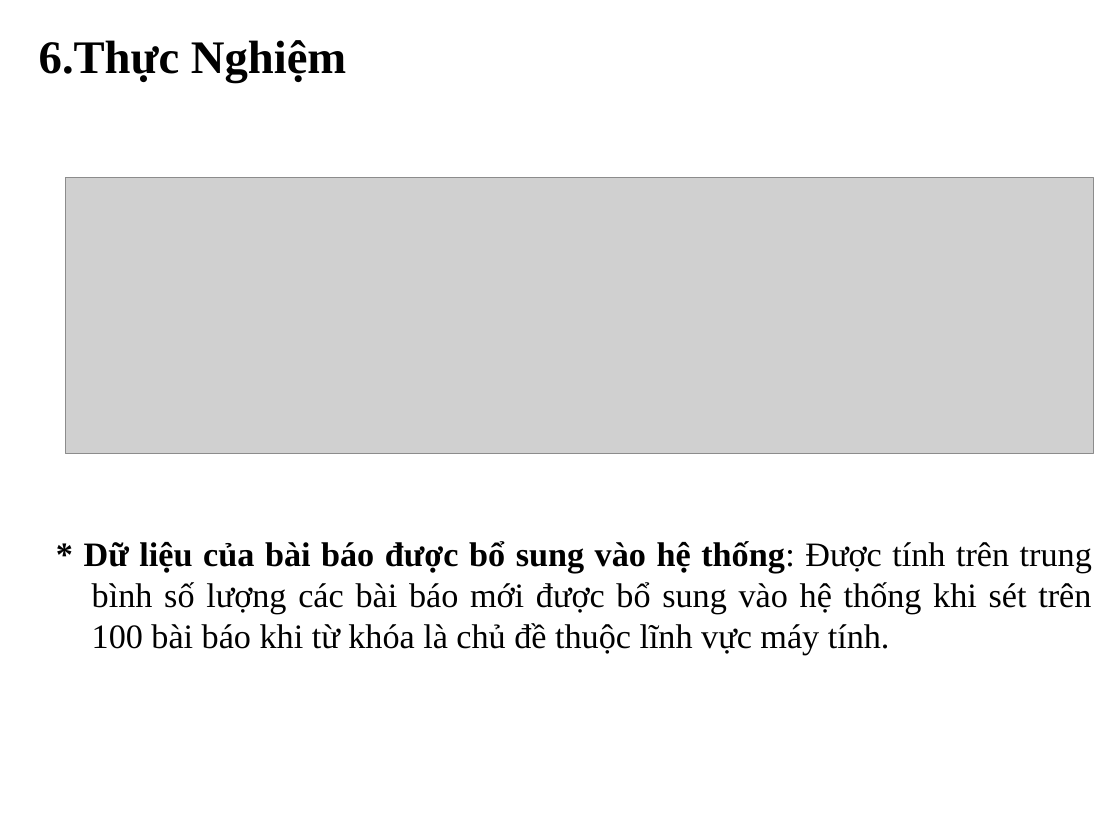
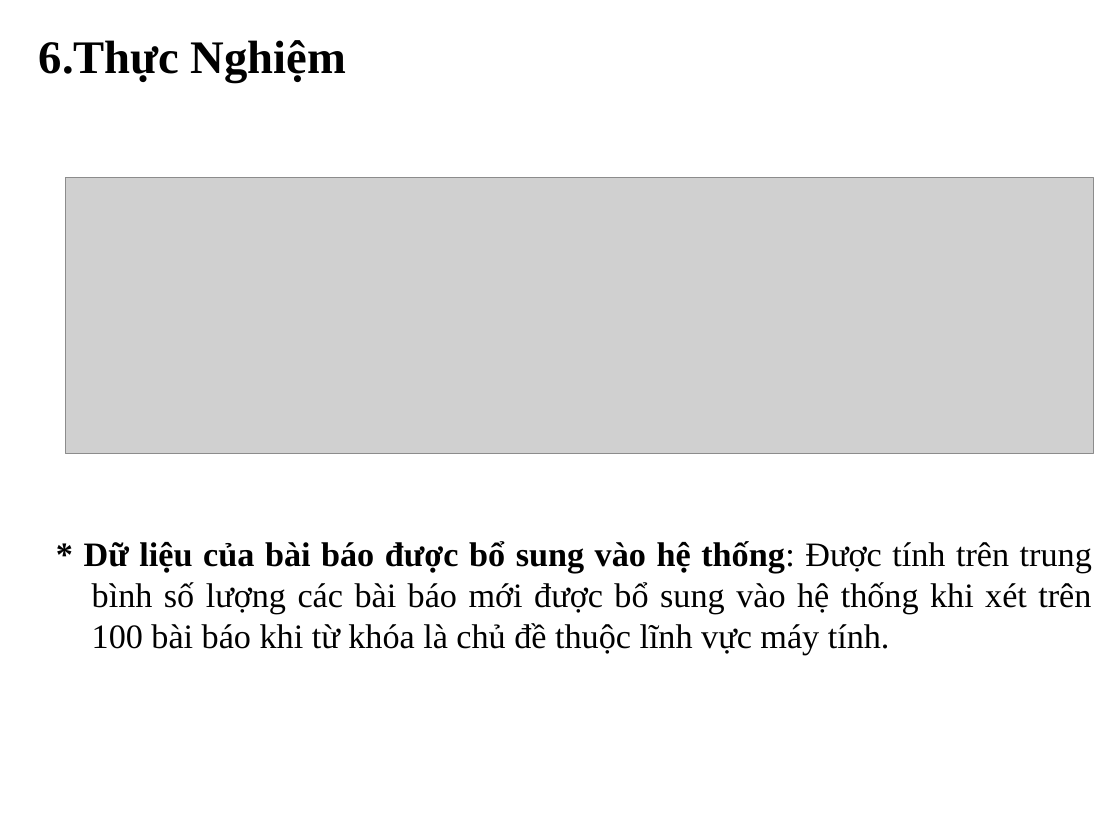
Before and after one commit to tiendv/detaitotnghiep, a slide deck: slide 11 of Report/Slide Baove/Final_slide.ppt. Drawn at 1120x840 pixels with LibreOffice and Linux fonts; fonts in the diff are those of the drawing; grey boxes stand for pictures; background and template pictures are left out. Boxes give left, top, right and bottom in pixels: in the first picture for what was removed or moved away, otherwise in the second. Text is boxed around its words. In the diff, an @@ line names an element or a change of style, - is before the commit and + after.

```diff
--- a/Report/Slide Baove/Final_slide.ppt
+++ b/Report/Slide Baove/Final_slide.ppt
@@ text at <box>84,541,1092,655</box>: text changed @@
-* Dữ liệu của bài báo được bổ sung vào hệ thống: Được tính trên trung bình số lượng các bài báo mới được bổ sung vào hệ thống khi sét trên 100 bài báo khi từ khóa là chủ đề thuộc lĩnh vực máy tính.
+* Dữ liệu của bài báo được bổ sung vào hệ thống: Được tính trên trung bình số lượng các bài báo mới được bổ sung vào hệ thống khi xét trên 100 bài báo khi từ khóa là chủ đề thuộc lĩnh vực máy tính.
```
